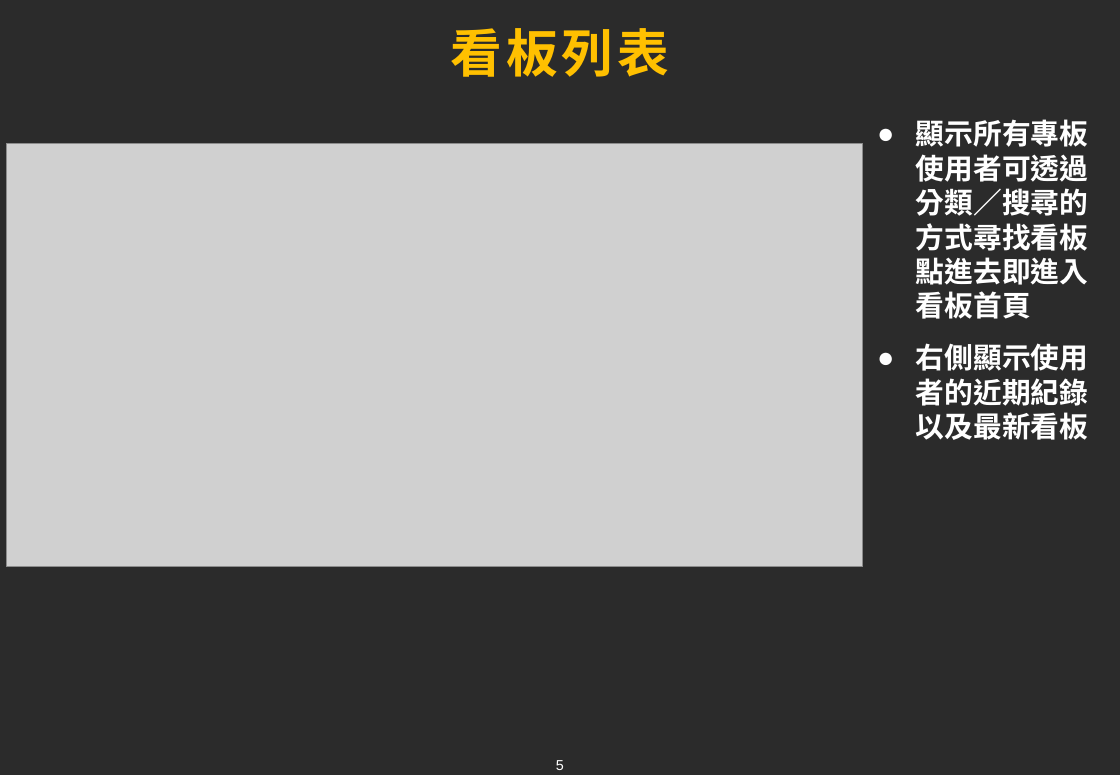
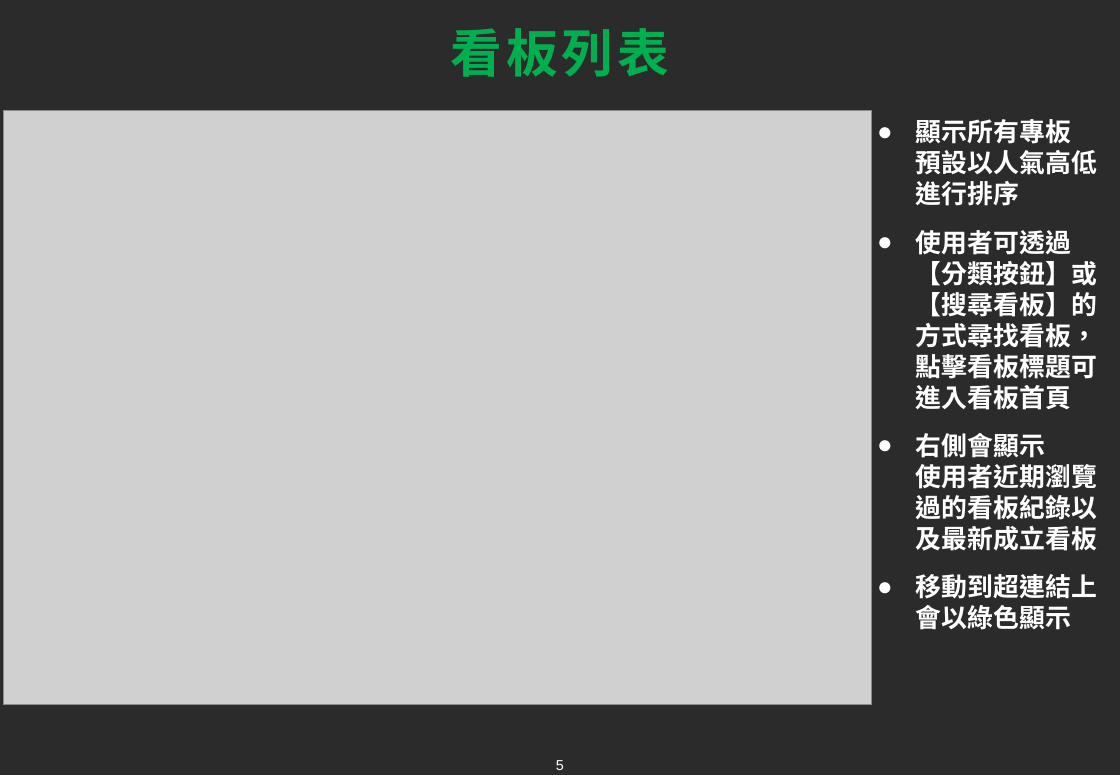
Before and after one commit to tim93009/FinalProject_GameForum, a slide deck: slide 5 of docs/ppt/Liao.pptx. Drawn at 1120x775 pixels with LibreOffice and Linux fonts; fonts in the diff are those of the drawing; grey boxes stand for pictures; background and template pictures are left out; a plain dark background stands for a picture behind light text. Boxes give left, top, right and bottom in pixels: in the first picture for what was removed or moved away, otherwise in the second. Text is boxed around its words. In the diff, an @@ line names an element or a change of style, - is before the commit and + after.

```diff
--- a/docs/ppt/Liao.pptx
+++ b/docs/ppt/Liao.pptx
@@ title "看板列表" at <box>450,28,669,77</box>: text colour #FFC000 to #00B050 @@
@@ picture: place and size @@
-picture at <box>6,144,862,568</box>
+picture at <box>3,111,872,705</box>
@@ text at <box>916,119,1097,630</box>: text changed; size 20 to 18 pt @@
-● 顯示所有專板使用者可透過分類／搜尋的方式尋找看板點進去即進入看板首頁
-● 右側顯示使用者的近期紀錄以及最新看板
+● 顯示所有專板 預設以人氣高低進行排序
+● 使用者可透過【分類按鈕】或【搜尋看板】的方式尋找看板，點擊看板標題可進入看板首頁
+● 右側會顯示 使用者近期瀏覽過的看板紀錄以及最新成立看板
+● 移動到超連結上會以綠色顯示
```
Also in this commit, not shown: 8 other slides changed, 1 slide added, 1 other file.
